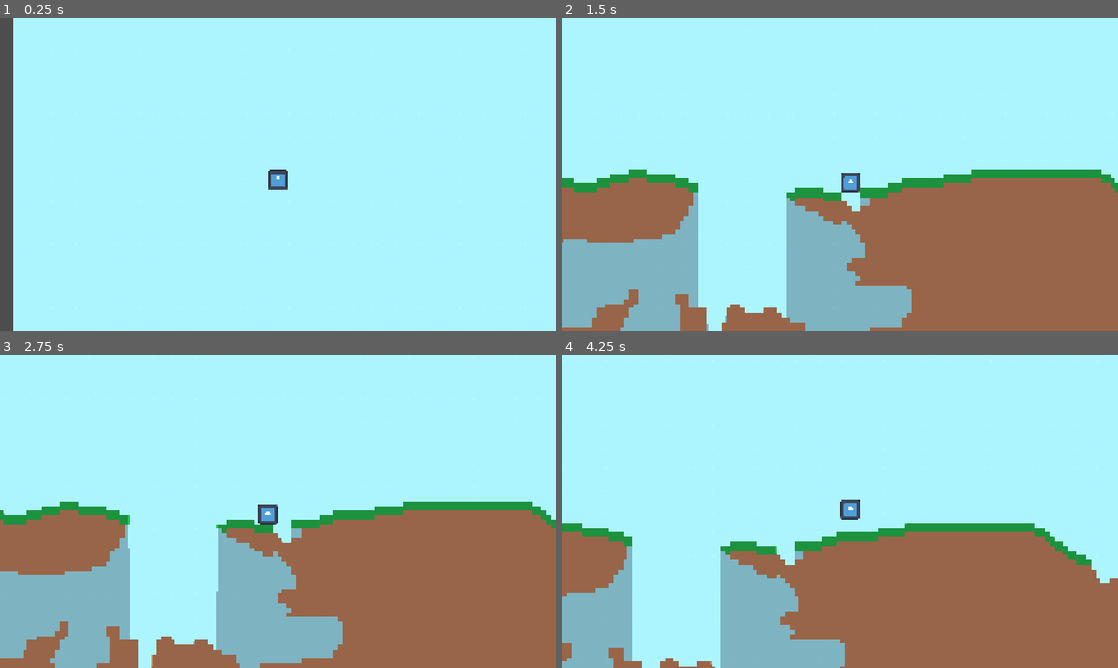
Above: before the commit, frames 1-4 (two rows, left to right).
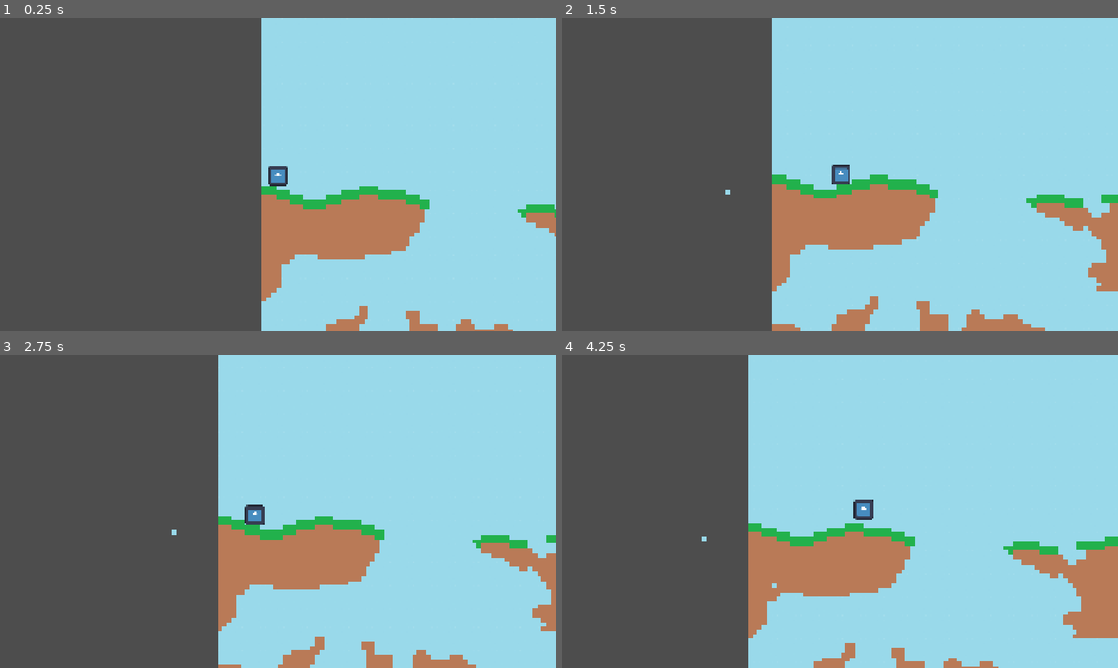
Above: after the commit, the same moments.

Repository: Spino77/godot-DAM
Game: Godot game, scene res://escenas/main.tscn
Two runs of this game, one before a commit and one after it. Both use one fixed random seed, a clock stepped at 60 frames per second and the inputs below. The engine's default icon, where the game draws it, is replaced by a stand-in: a white triangle on a blue panel in a dark square.
Inputs (mouse positions are in pixels of both pictures, inside the frame that each line leads up to):
- Up to frame 1 (0.25 s): no input
- Up to frame 2 (1.5 s): move the mouse to (962, 158) at 0.52 s; hold D (mov_derecha) from 0.53 s (still down); tap Mouse wheel down (scroll_abajo) at 0.6 s; click (962, 158) at 0.67 s; tap Space (saltar) at 0.77 s; move the mouse to (728, 190) at 1.27 s; tap Mouse wheel up (scroll_arriba) at 1.35 s; click (728, 190) at 1.42 s
- Up to frame 3 (2.75 s): tap Space (saltar) at 1.52 s; move the mouse to (333, 442) at 2.02 s; release D (mov_derecha) at 2.03 s; hold A (mov_izquierda) from 2.03 s (still down); tap Mouse wheel down (scroll_abajo) at 2.1 s; click (333, 442) at 2.17 s
- Up to frame 4 (4.25 s): move the mouse to (812, 574) at 2.77 s; release A (mov_izquierda) at 2.78 s; hold D (mov_derecha) from 2.78 s (still down); tap Mouse wheel up (scroll_arriba) at 2.85 s; click (812, 574) at 2.92 s; tap Space (saltar) at 3.02, 3.77 s; move the mouse to (1006, 558) at 3.52 s; tap Mouse wheel down (scroll_abajo) at 3.6 s; click (1006, 558) at 3.67 s

The runs differ from the first frame. In frame 1, 97% of the frame differs, in the area x 2-100%, y 0-100%; in frame 2, 100%; in frame 3, 100%; in frame 4, 100%, in the area x 0-100%, y 0-100%.

Commit message:
sistema de construccion super bueno
wow

Diff:
--- a/escenas/main.tscn
+++ b/escenas/main.tscn
@@ -38,6 +38,7 @@
 script = ExtResource("2_0kxa1")
 
 [node name="mapa test" type="TileMapLayer" parent="." unique_id=1196788935]
+visible = false
 tile_map_data = PackedByteArray("AAC6/+v/AQAAAAAAAAC6/+z/AQAAAAAAAAC6/+3/AQABAAAAAAC6/+7/AQABAAAAAAC6/+//AQABAAAAAAC6// …(24560 unchanged characters)…
 tile_set = SubResource("TileSet_57qmd")
 
@@ -47,13 +48,15 @@
 position_smoothing_enabled = true
 script = ExtResource("3_jumxm")
 
-[node name="NodoPersonaje" parent="." unique_id=1783876786 instance=ExtResource("4_26pgj")]
-position = Vector2(912, -568)
+[node name="Personaje" parent="." unique_id=1783876786 instance=ExtResource("4_26pgj")]
+position = Vector2(55, -44)
 
 [node name="DirectionalLight2D" type="DirectionalLight2D" parent="." unique_id=1987888465]
 position = Vector2(1848, -2536)
+enabled = false
 energy = 0.3
 shadow_enabled = true
 
 [node name="CanvasModulate" type="CanvasModulate" parent="." unique_id=657582575]
+visible = false
 color = Color(0.82605994, 0.82606006, 0.8260599, 1)
--- a/scripts/mapa.gd
+++ b/scripts/mapa.gd
@@ -1,6 +1,7 @@
 extends TileMapLayer
 
 var ruido := FastNoiseLite.new()
+var bloques = 0
 
 func _ready():
 	randomize()
@@ -19,3 +20,20 @@
 					set_cell(Vector2i(x,y),1,Vector2i(0,0))
 				else:
 					set_cell(Vector2i(x,y),1,Vector2i(1,0))
+
+func _physics_process(delta: float) -> void:
+	if Input.is_mouse_button_pressed(MOUSE_BUTTON_LEFT):
+		var mouse_pos: Vector2 = get_global_mouse_position()
+		var local_pos: Vector2 = to_local(mouse_pos)
+		var tile_pos: Vector2i = local_to_map(local_pos)
+		if get_cell_source_id(tile_pos) == 1:
+			bloques += 1
+		erase_cell(tile_pos)
+		set_cell(tile_pos,2,Vector2i(0,0))
+	if Input.is_mouse_button_pressed(MOUSE_BUTTON_RIGHT) and bloques > 0:
+		var mouse_pos: Vector2 = get_global_mouse_position()
+		var local_pos: Vector2 = to_local(mouse_pos)
+		var tile_pos: Vector2i = local_to_map(local_pos)
+		if get_cell_source_id(tile_pos) == 2:
+			set_cell(tile_pos,1,Vector2i(1,0))
+			bloques -= 1
--- a/scripts/personaje.gd
+++ b/scripts/personaje.gd
@@ -1,6 +1,6 @@
 extends CharacterBody2D
 
-var velocidad = 200.0
+var velocidad = 500.0
 var velocidad_salto = -350.0
 
 func _physics_process(delta: float) -> void:
